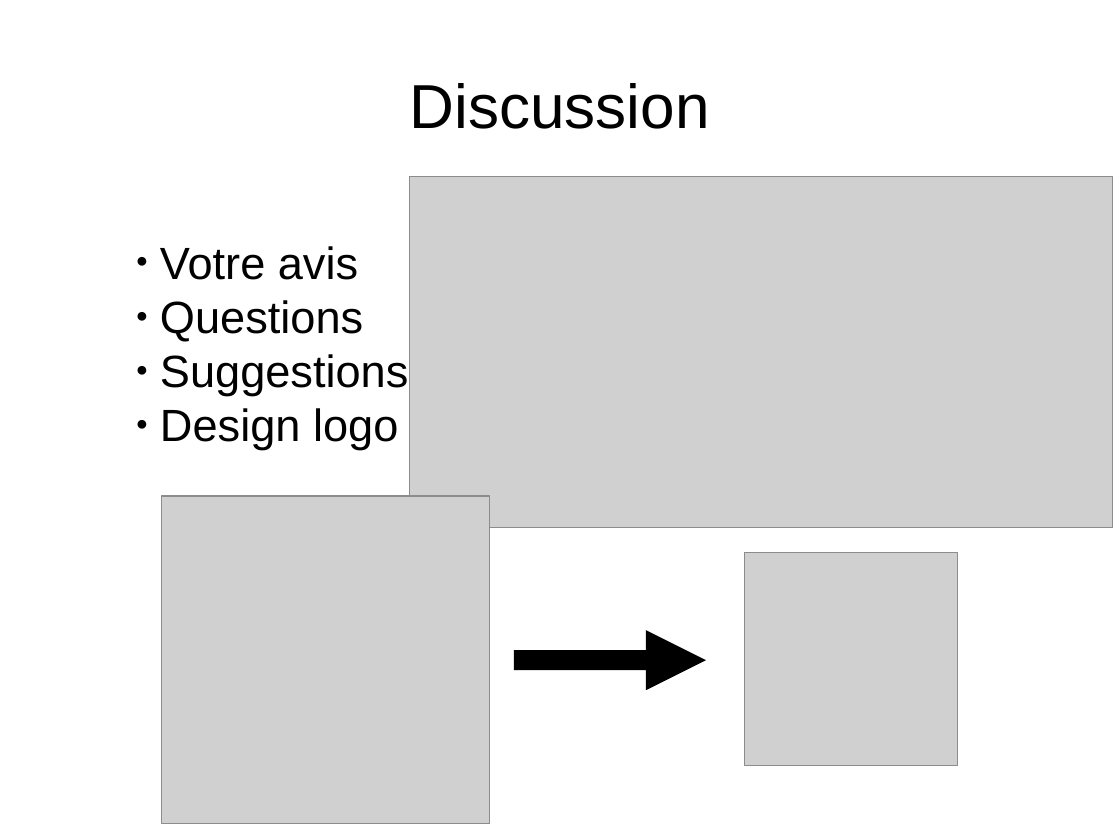
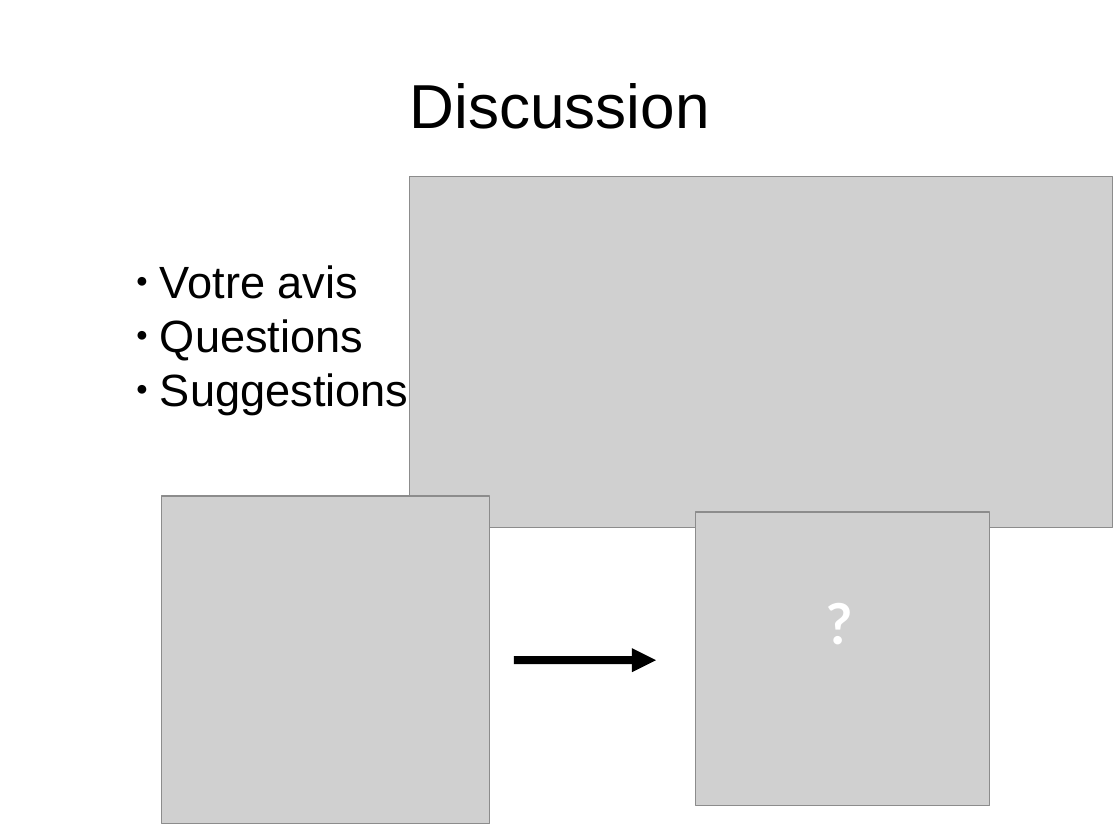
Before and after one commit to enormandeau/club_bioinfo_ibis, a slide deck: slide 9 of 01_presentations/01_presentation_club_interlab_ibis/presentation.odp. Drawn at 1120x840 pixels with LibreOffice and Linux fonts; fonts in the diff are those of the drawing; grey boxes stand for pictures. Boxes give left, top, right and bottom in pixels: in the first picture for what was removed or moved away, otherwise in the second. Text is boxed around its words. In the diff, an @@ line names an element or a change of style, - is before the commit and + after.

Commit message:
Updated presentation

```diff
--- a/01_presentations/01_presentation_club_interlab_ibis/presentation.odp
+++ b/01_presentations/01_presentation_club_interlab_ibis/presentation.odp
@@ subtitle "Votre avis": place and size @@
-subtitle "Votre avis" at [160, 246, 408, 450]
+subtitle "Votre avis" at [160, 265, 408, 415]
@@ subtitle at [160, 408, 398, 450]: paragraph removed @@
-● Design logo
@@ picture: place and size @@
-picture at [745, 553, 958, 766]
+picture at [696, 512, 990, 806]
@@ text added at [816, 583, 880, 685], 40 pt, text #FFFFFF, bold @@
+?
@@ arrow moved from (514, 661) - (706, 661) to (514, 661) - (657, 661) @@
@@ arrow (514, 661) - (657, 661): stroke #000000 14.17 pt to #000000 5.67 pt @@
```
Also in this commit, not shown: 2 other slides changed, 1 other file.
